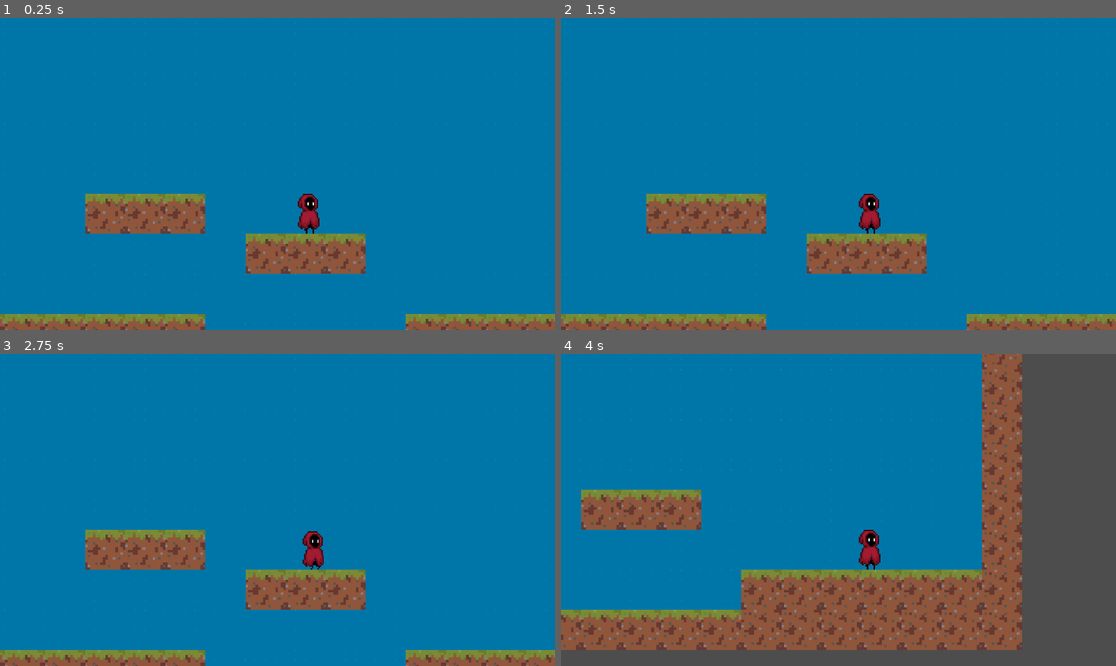
Above: before the commit, frames 1-4 (two rows, left to right).
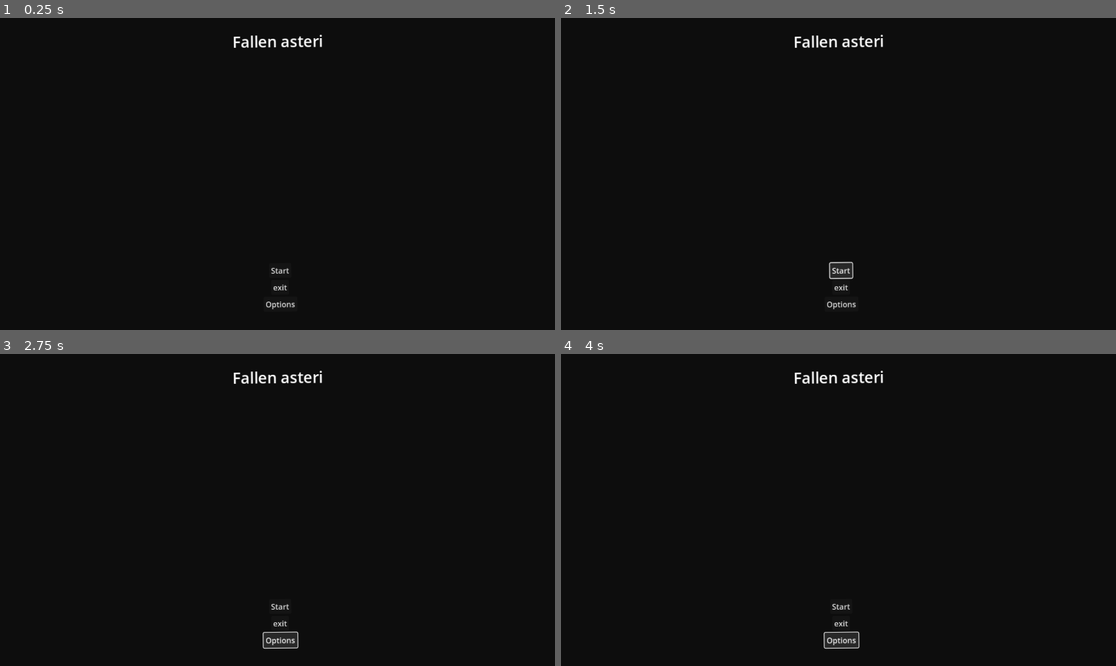
Above: after the commit, the same moments.

Repository: yeegz/Fallen-Asteri
Game: Godot game, scene res://main menu.tscn
Same seed, same stepped clock (60 frames per second), same inputs: the game is played once before the commit and once after it. Before the commit the project starts from res://scene.tscn.
Inputs (mouse positions are in pixels of both pictures, inside the frame that each line leads up to):
- Up to frame 1 (0.25 s): no input
- Up to frame 2 (1.5 s): click (838, 270) at 0.5 s, where only the run after the commit has a clickable "Start"; click (838, 270) at 1.25 s, where only the run after the commit has a clickable "Start"
- Up to frame 3 (2.75 s): click (283, 641) at 2 s, where only the run after the commit has a clickable "Options"
- Up to frame 4 (4 s): hold Right (ui_right) from 2.78 s (still down)

The runs differ from the first frame. In frame 1, 100% of the frame differs, in the area x 0-100%, y 0-100%; in frame 2, 100%; in frame 3, 100%; in frame 4, 100%.

Commit message:
main menu

Diff:
--- a/project.godot
+++ b/project.godot
@@ -11,7 +11,7 @@
 [application]
 
 config/name="Git Project"
-run/main_scene="res://scene.tscn"
+run/main_scene="res://main menu.tscn"
 config/features=PackedStringArray("4.2", "Forward Plus")
 config/icon="res://icon.svg"
 
